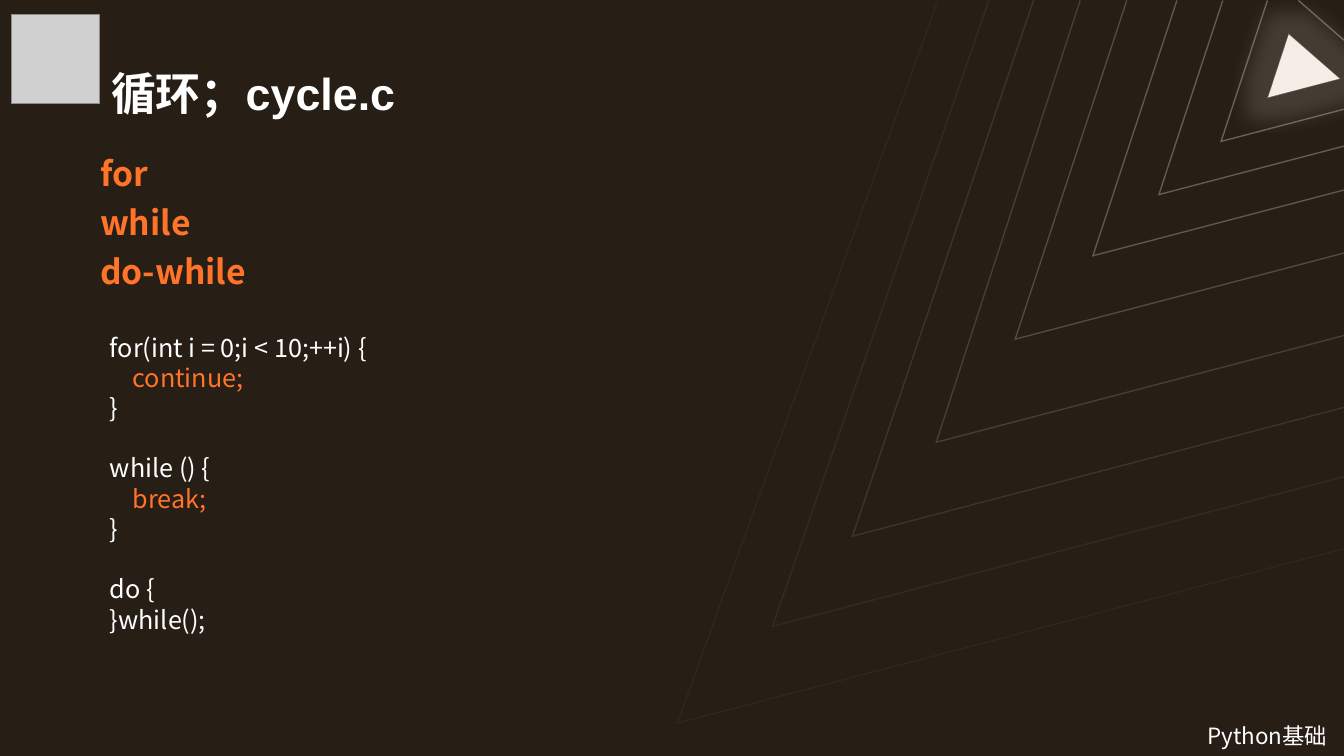
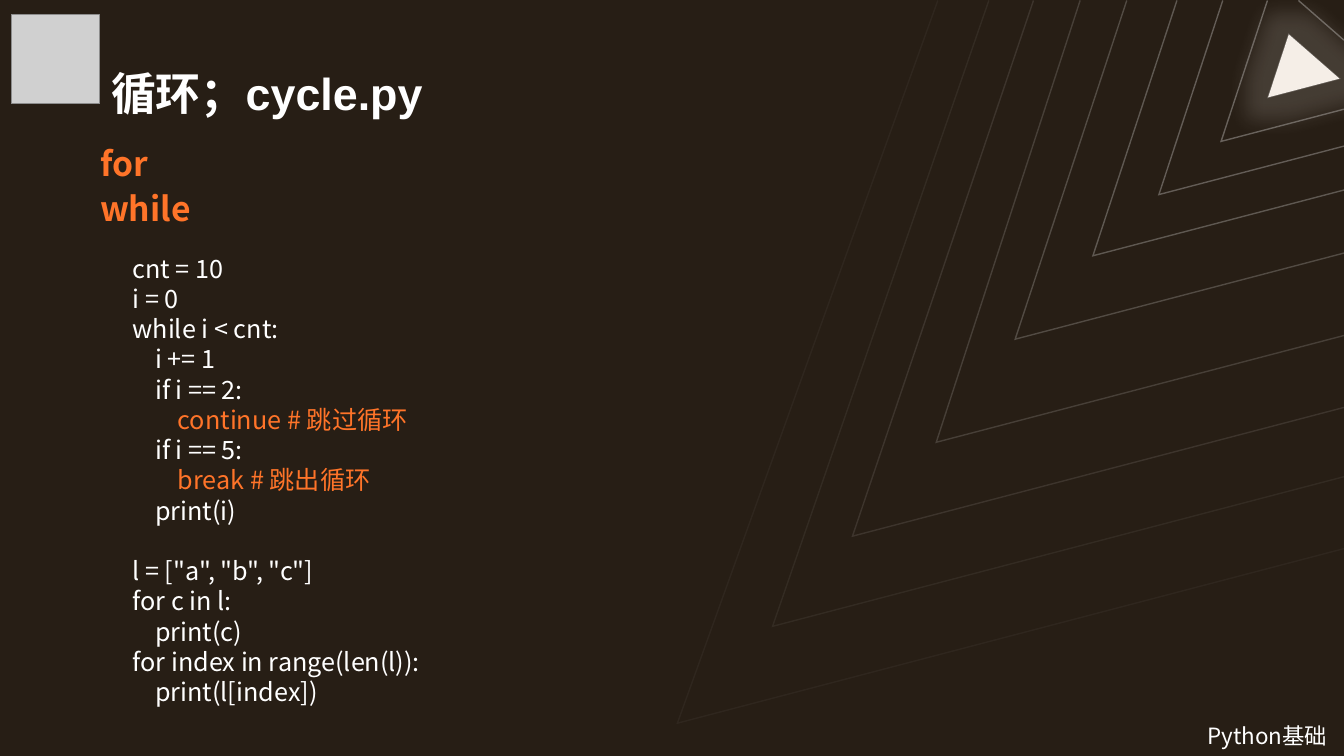
Before and after one commit to Wannerfi/CodingCourse, a slide deck: slide 15 of 5Python基础.pptx (slide 14 before the commit). Drawn at 1344x756 pixels with LibreOffice and Linux fonts; fonts in the diff are those of the drawing; grey boxes stand for pictures. Boxes give left, top, right and bottom in pixels: in the first picture for what was removed or moved away, otherwise in the second. Text is boxed around its words. In the diff, an @@ line names an element or a change of style, - is before the commit and + after.

```diff
--- a/5Python基础.pptx
+++ b/5Python基础.pptx
@@ title at <box>111,72,422,120</box>: text changed @@
-循环；cycle.c
+循环；cycle.py
@@ text "for" at <box>100,148,191,222</box>: line spacing 1.1 to 1 @@
@@ text at <box>100,256,246,285</box>: paragraph removed @@
-do-while
@@ text at <box>133,259,420,707</box>: text changed @@
-for(int i = 0;i < 10;++i) {
-continue;
-}
-while () {
-break;
-}
-do {
-}while();
+cnt = 10
+i = 0
+while i < cnt:
+i += 1
+if i == 2:
+continue # 跳过循环
+if i == 5:
+break # 跳出循环
+print(i)
+l = ["a", "b", "c"]
+for c in l:
+print(c)
+for index in range(len(l)):
+print(l[index])
```
Also in this commit, not shown: 7 other slides changed, 11 slides added, 5 slides removed, 13 other files.
